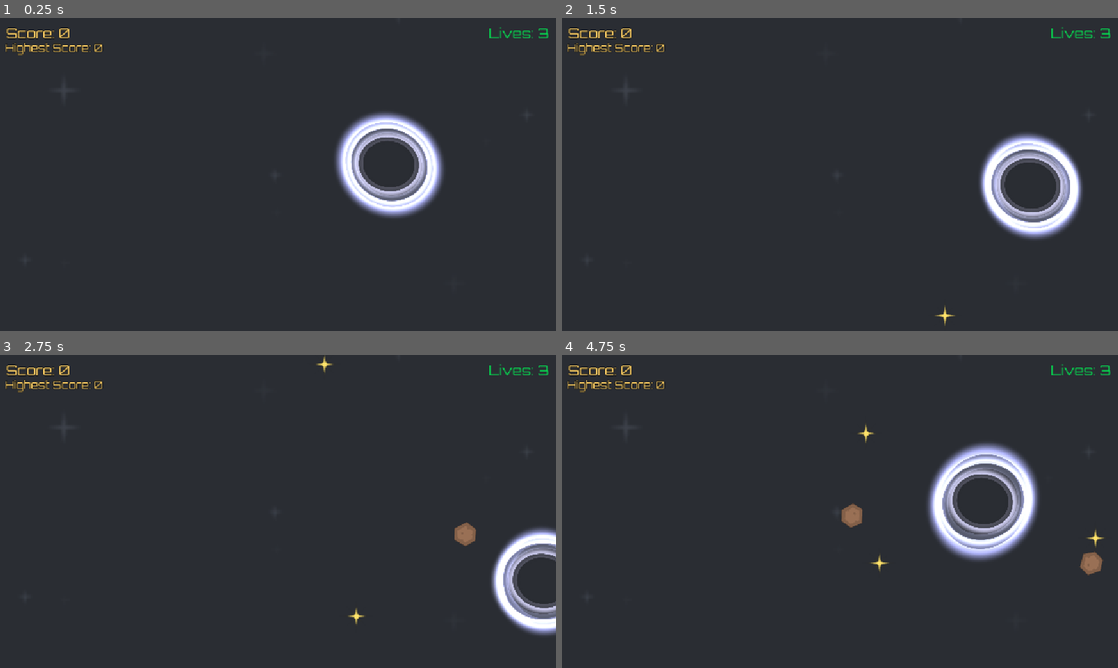
Above: before the commit, frames 1-4 (two rows, left to right).
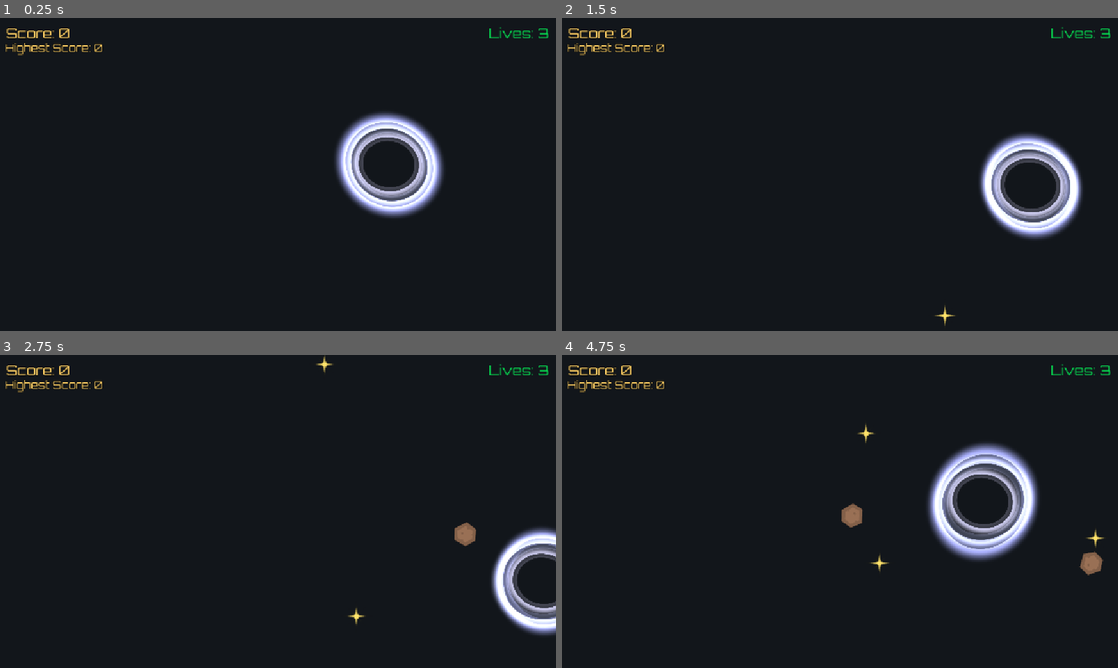
Above: after the commit, the same moments.

Repository: Arzkzl/StarSweeper
Game: Godot game, scene res://scenes/game.tscn
Two runs of this game, one before a commit and one after it. Both use one fixed random seed, a clock stepped at 60 frames per second and the inputs below. Video files are missing from this copy of the repository; at most half a second of black plays in their place.
Inputs:
- Up to frame 1 (0.25 s): no input
- Up to frame 2 (1.5 s): hold Right (ui_right) 0.53-1.28 s; hold Down (ui_down) from 1.28 s (still down)
- Up to frame 3 (2.75 s): release Down (ui_down) at 2.03 s; hold Right (ui_right) from 2.03 s (still down)
- Up to frame 4 (4.75 s): release Right (ui_right) at 2.78 s; hold Up (ui_up) 2.78-3.53 s; hold Left (ui_left) from 3.53 s (still down)

The runs differ from the first frame. In frame 1, 1.0% of the frame differs, in the area x 3-97%, y 0-89%; in frame 2, 1.0%; in frame 3, 0.9%; in frame 4, 1.0%.

Commit message:
parallax -background-added
as video

Diff:
--- a/project.godot
+++ b/project.godot
@@ -13,6 +13,7 @@
 config/name="StarSweeper"
 run/main_scene="uid://btn6pv7dgilvg"
 config/features=PackedStringArray("4.4", "Forward Plus")
+run/max_fps=30
 config/icon="res://assets/background/icon.svg"
 
 [autoload]
@@ -73,4 +74,5 @@
 
 [rendering]
 
+renderer/rendering_method="mobile"
 environment/defaults/default_clear_color=Color(0.0705882, 0.0862745, 0.105882, 1)
--- a/scenes/game.tscn
+++ b/scenes/game.tscn
@@ -149,6 +149,7 @@
 
 [node name="BGCanvas" type="CanvasLayer" parent="."]
 layer = -100
+visible = false
 
 [node name="TextureRect" type="TextureRect" parent="BGCanvas"]
 anchors_preset = 15
@@ -166,7 +167,6 @@
 
 [node name="VideoLayer" type="CanvasLayer" parent="."]
 layer = -100
-visible = false
 
 [node name="VideoRoot" type="Control" parent="VideoLayer"]
 layout_mode = 3
@@ -186,8 +186,9 @@
 grow_vertical = 2
 mouse_filter = 2
 stream = ExtResource("7_u5sy4")
-autoplay = true
+volume_db = -80.0
 expand = true
 loop = true
+buffering_msec = 1000
 
 [connection signal="pressed" from="HUD/RestartButton" to="HUD" method="_on_restart_button_pressed"]
--- a/scripts/game.gd
+++ b/scripts/game.gd
@@ -1,7 +1,8 @@
 # scripts/Game.gd
 extends Node2D
 # Root node that coordinates spawning, difficulty and (optionally) background video.
-@onready var _video: VideoStreamPlayer =  get_node_or_null(^"VideoLayer/VideoRoot/VideoBG")
+@onready var _video: VideoStreamPlayer = $VideoLayer/VideoRoot/VideoBG
+
 # Try to find the background VideoStreamPlayer in the scene (can be null).
 
 @export var autoplay_bg_video: bool = false          # If true, play the background video on start; if false, keep it paused (your current preference).
@@ -19,19 +20,26 @@
 
 @onready var debris_scene: PackedScene = preload("res://scenes/debris.tscn")            # Debris scene to instantiate for each spawn.
 
+const VIDEO_PATH := "res://assets/bg_video/star_burst_2.ogv"
 
 func _ready() -> void:
 	add_to_group("game_root")    # So other scripts (e.g., debris) can find this node and read difficulty via group.
-
-	# background video control
-	if _video:                                        # If the video node is found...
-		_video.loop = false                           # We manage looping manually if needed (prevents visible stutter when it loops).
-		if autoplay_bg_video:                         # Only play if you enabled it in the Inspector.
-			_video.call_deferred("play")             # Defer play call until the node is fully inside the scene tree.
-		_video.z_index = -100                        # Keep video behind everything.
+# background video control
+	if is_instance_valid(_video):
+		_video.stream = preload(VIDEO_PATH)
+		_video.expand = true
+		_video.autoplay = false
+		_video.loop = true
+		_video.paused = false
+		await get_tree().process_frame
+		await get_tree().process_frame
+		await get_tree().process_frame
+		_video.visible = false
+		_video.play()
+		_video.visible = true
+		_video.play()
 	else:
-		push_warning("[Video] Not found at VideoLayer/VideoRoot/VideoBG (this is OK if you don't use video).")
-
+		push_warning("[Video] Not found at VideoLayer/VideoRoot/VideoBG")
 	#  Timer setup and signal connections
 	if star_timer:
 		if not star_timer.timeout.is_connected(_spawn_star):
Not shown, removed: assets/bg_video/bg_star.ogv.uid
Not shown, changed: assets/bg_video/Untitled video - Made with Clipchamp (1).webm
Not shown, removed: assets/bg_video/Untitled video - Made with Clipchamp (2).webm
Not shown, changed: assets/bg_video/Untitled video - Made with Clipchamp.webm
Not shown, removed: assets/bg_video/bg_star.ogv
Not shown, added: assets/bg_video/star_burst_2.webm
